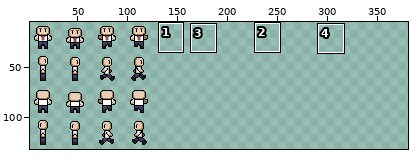
Sprite sheet, stored at Assets/Textures/CharacterSpritesheet.png. Above, an overview of the earlier version with the close-up marked.
Close-up. Before:
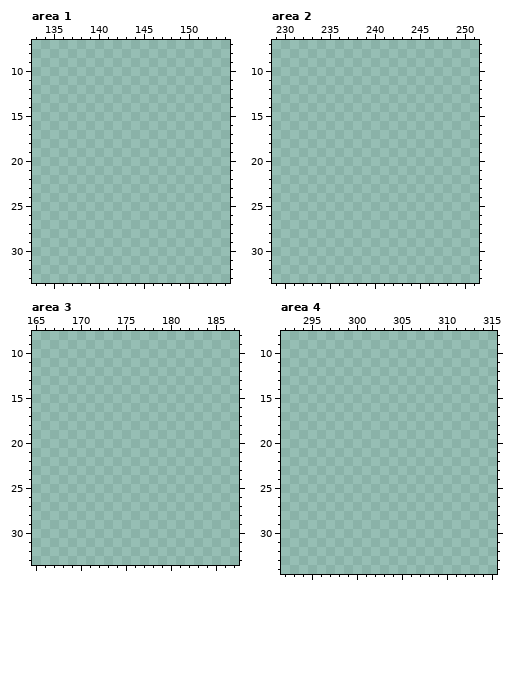
The file is 512x512 pixels. Shown: area 1: x 133..154, y 7..33; area 2: x 229..251, y 7..33; area 3: x 165..187, y 8..33; area 4: x 292..315, y 8..34. The wide view leaves out empty margins. The commit also changed other parts of the picture, which this record leaves out.
Palette (. is transparent): 
And afterwards:
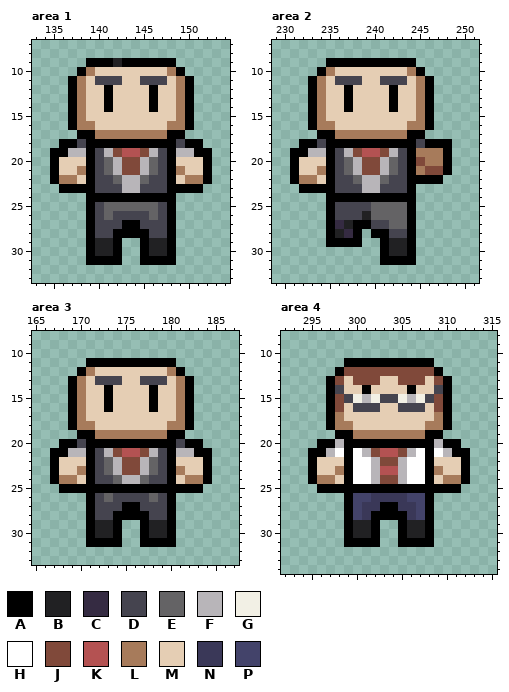
Colours new in this view: A #000000  B #212123  C #352b42  D #45444f  E #646365  F #b8b5b9  G #f2f0e5  H #ffffff  J #80493a  K #b45252  L #a77b5b  M #e5ceb4  N #3a3858  P #43436a
What changed:
Area 1:
y 9: x 139..148 .......... -> AAABAAAAAA
y 10: x 138..149 ............ -> ALMMMMMMMMLA
y 11: x 137..150 .............. -> ALMDDDMMDDDMLA
y 12..14: x 137..150 .............. -> ALMMAMMMMAMMLA
y 15: x 137..150 .............. -> ALMMMMMMMMMMLA
y 16: x 137..150 .............. -> ALLMMMMMMMMLLA
y 17: x 138..149 ............ -> AALLLLLLLLAA
y 18: x 136..151 ................ -> AADAAAAAAAAAADAA
y 19: x 135..152 .................. -> AAFFADFJKKJFDAFFAA
y 20: x 135..152 .................. -> AMMMADEFJJFEDAMMMA
y 21: x 135..152 .................. -> AMMLADEFJJFEDALMMA
y 22: x 135..152 .................. -> ALLMADDEFFEDDAMLLA
y 23: x 136..151 ................ -> AAAADDDFFDDDAAAA
y 24: x 139..148 .......... -> AAAAAAAAAA
y 25: x 139..148 .......... -> ADEEEEEEDA
y 26: x 139..148 .......... -> ADEDDDDEDA
y 27: x 139..148 .......... -> ADDDAADDDA
y 28: x 139..148 .......... -> ADDAAAADDA
y 29..30: x 139..142 .... -> ABBA; x 145..148 .... -> ABBA
y 31: x 139..142 .... -> AAAA; x 145..148 .... -> AAAA
Area 2:
y 9: x 235..244 .......... -> AAAAAAAAAA
y 10: x 234..245 ............ -> ALMMMMMMMMLA
y 11: x 233..246 .............. -> ALMDDDMMDDDMLA
y 12..14: x 233..246 .............. -> ALMMAMMMMAMMLA
y 15: x 233..246 .............. -> ALMMMMMMMMMMLA
y 16: x 233..246 .............. -> ALLMMMMMMMMLLA
y 17: x 234..245 ............ -> AALLLLLLLLAA
y 18: x 232..248 ................. -> AADAAAAAAAAAADAAA
y 19: x 231..248 .................. -> AAFFADFJKKJFDALLLA
y 20: x 231..248 .................. -> AMMMADEFJJFEDAJLLA
y 21: x 231..248 .................. -> AMMLADEFJJFEDALJJA
y 22: x 231..247 ................. -> ALLMADDEFFEDDAAAA
y 23: x 232..244 ............. -> AAAADDDFFDDDA
y 24: x 235..244 .......... -> AAAAAAAAAA
y 25: x 235..244 .......... -> ADDDDEEEEA
y 26: x 235..244 .......... -> ADDDBEEEEA
y 27: x 235..244 .......... -> ACBAADDEEA
y 28: x 235..238 .... -> ABCA; x 240..244 ..... -> AADDA
y 29: x 235..238 .... -> AAAA; x 241..244 .... -> ABBA
y 30: x 241..244 .... -> ABBA
y 31: x 241..244 .... -> AAAA
Area 3:
y 11: x 171..180 .......... -> AAAAAAAAAA
y 12: x 170..181 ............ -> ALMMMMMMMMLA
y 13: x 169..182 .............. -> ALMDDDMMDDDMLA
y 14..16: x 169..182 .............. -> ALMMAMMMMAMMLA
y 17: x 169..182 .............. -> ALMMMMMMMMMMLA
y 18: x 169..182 .............. -> ALLMMMMMMMMLLA
y 19: x 170..181 ............ -> AALLLLLLLLAA
y 20: x 168..183 ................ -> AADAAAAAAAAAADAA
y 21: x 167..184 .................. -> AAFFADFJKKJFDAFFAA
y 22: x 167..184 .................. -> AMMMADEFJJFEDAMMMA
y 23: x 167..184 .................. -> AMMLADEFJJFEDALMMA
y 24: x 167..184 .................. -> ALLMADDEFFEDDAMLLA
y 25: x 168..183 ................ -> AAAAAAAAAAAAAAAA
y 26: x 171..180 .......... -> ADEDDDDEDA
y 27: x 171..180 .......... -> ADDDAADDDA
y 28: x 171..180 .......... -> ADDAAAADDA
y 29..30: x 171..174 .... -> ABBA; x 177..180 .... -> ABBA
y 31: x 171..174 .... -> AAAA; x 177..180 .... -> AAAA
Area 4:
y 11: x 299..308 .......... -> AAAAAAAAAA
y 12: x 298..309 ............ -> AJJJJJJJJJJA
y 13: x 297..310 .............. -> AJMJJJMMJJJMJA
y 14: x 297..310 .............. -> ADMMAMMMMAMMDA
y 15: x 297..310 .............. -> AJDGFGDDGFGDJA
y 16: x 297..310 .............. -> AJMDDDMMDDDMJA
y 17: x 297..310 .............. -> ALMMMMMMMMMMLA
y 18: x 297..310 .............. -> ALLMMMMMMMMLLA
y 19: x 298..309 ............ -> AALLLLLLLLAA
y 20: x 296..311 ................ -> AAFAAAAAAAAAAFAA
y 21: x 295..312 .................. -> AAFHAHFJKKJFHAHFAA
y 22: x 295..312 .................. -> AMMMAHHFJJFHHAMMMA
y 23: x 295..312 .................. -> AMMLAHHFKKFHHALMMA
y 24: x 295..312 .................. -> ALLMAHHFJJFHHAMLLA
y 25: x 296..311 ................ -> AAAAAAAAAAAAAAAA
y 26: x 299..308 .......... -> APPNNNNPPA
y 27: x 299..308 .......... -> APNNAANNPA
y 28: x 299..308 .......... -> APNAAAANPA
y 29..30: x 299..302 .... -> ABBA; x 305..308 .... -> ABBA
y 31: x 299..302 .... -> AAAA; x 305..308 .... -> AAAA
